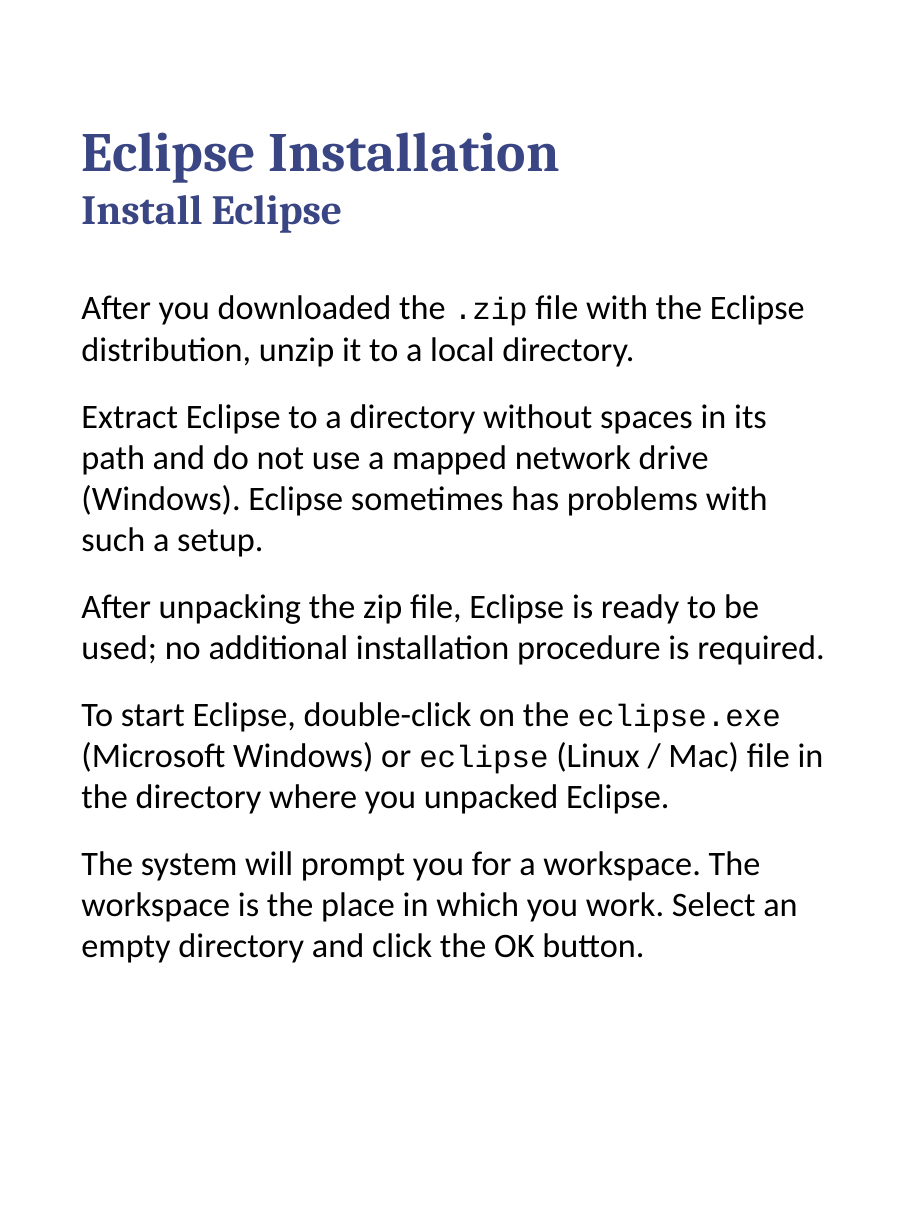
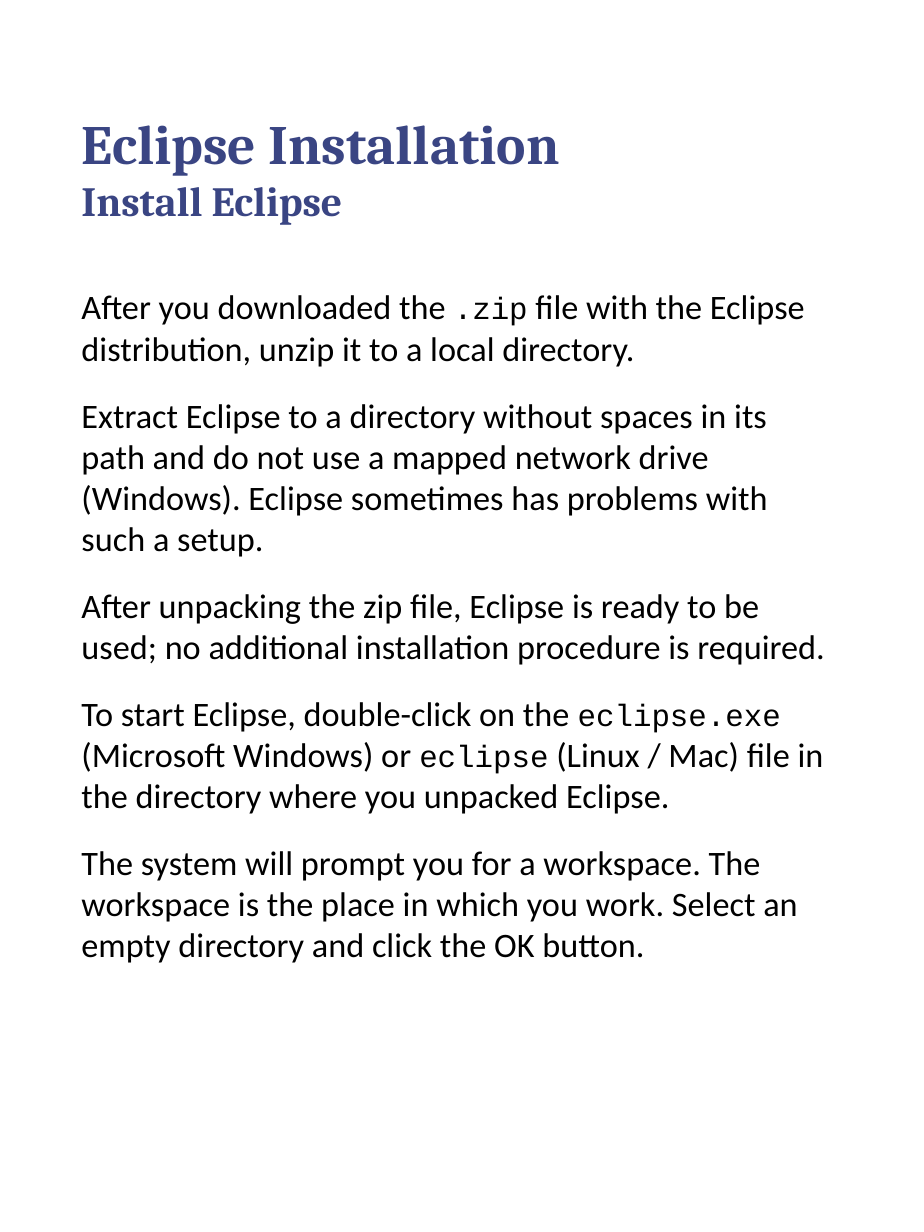
Before and after one commit to callistaenterprise/groovy-tdd-cadec, a slide deck: slide 6 of docs/goovy-tdd-installation.pptx. Drawn at 924x1232 pixels with LibreOffice and Linux fonts; fonts in the diff are those of the drawing; background and template pictures are left out. Boxes give left, top, right and bottom in pixels: in the first picture for what was removed or moved away, otherwise in the second. Text is boxed around its words. In the diff, an @@ line names an element or a change of style, - is before the commit and + after.

Commit message:
Cosmetic changes to installation PPT

```diff
--- a/docs/goovy-tdd-installation.pptx
+++ b/docs/goovy-tdd-installation.pptx
@@ title "Eclipse Installation Install Eclipse" at <box>81,125,559,225</box>: vertical alignment bottom to top @@
```
Also in this commit, not shown: 7 other slides changed.
